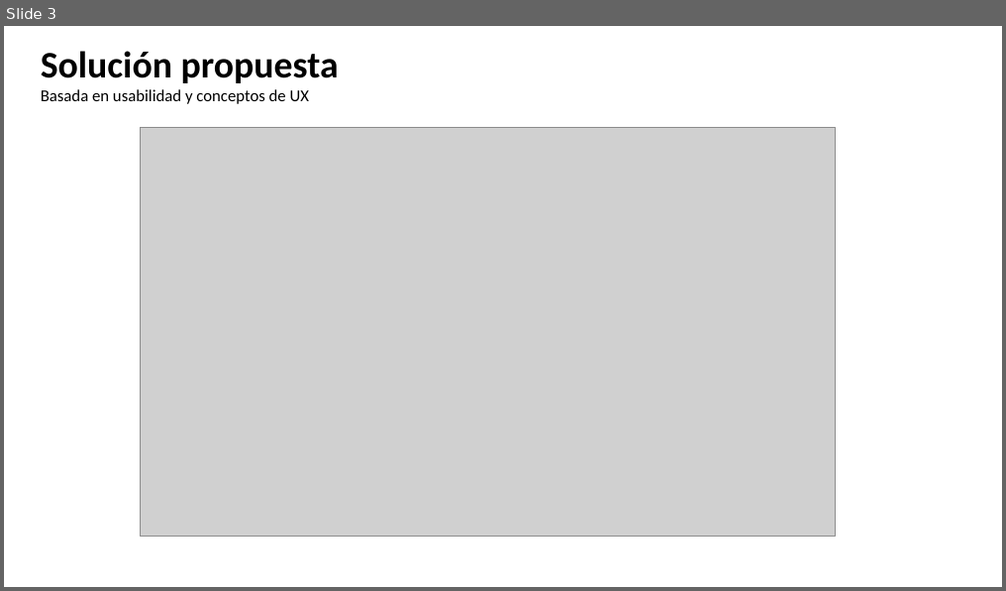
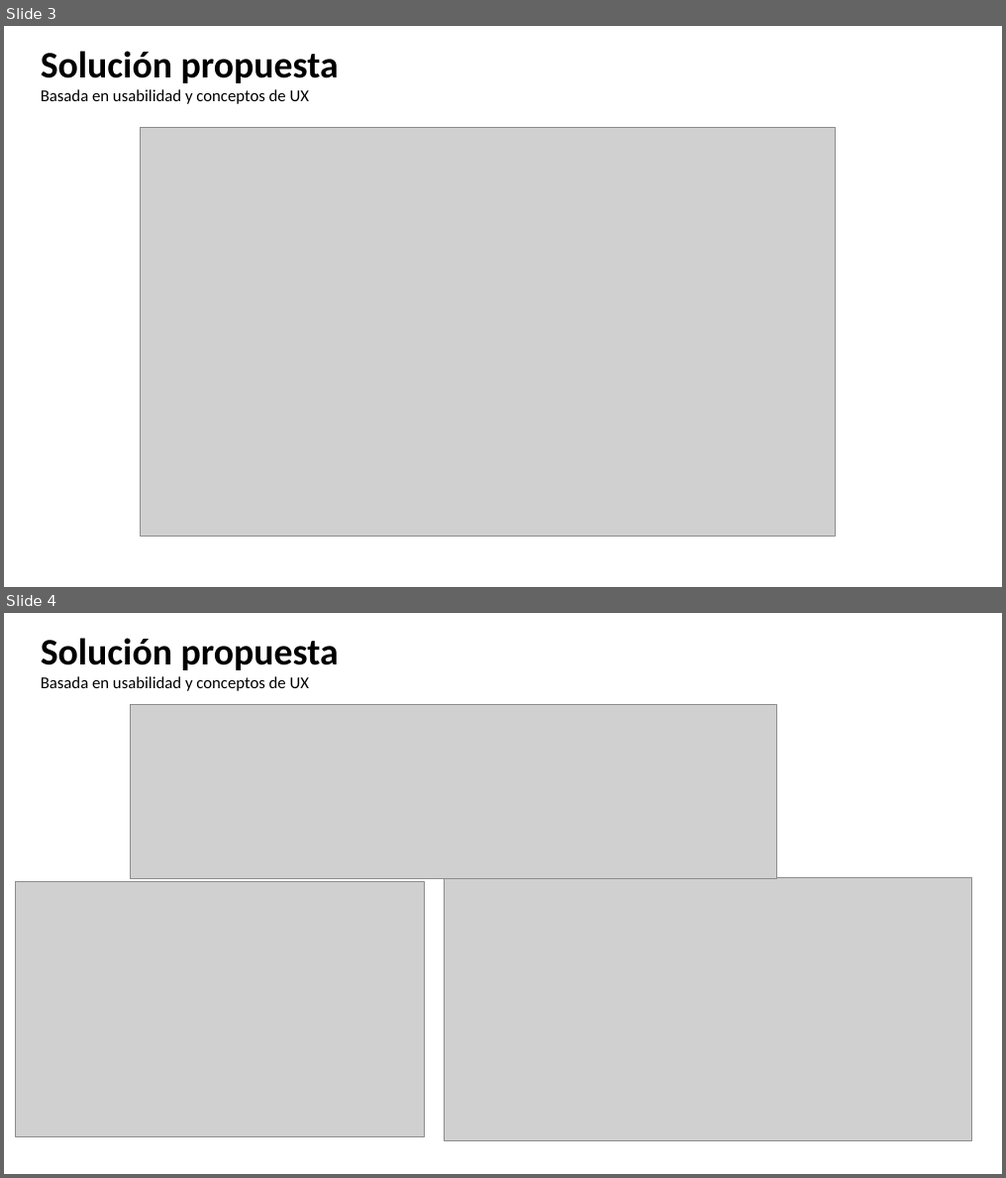
Before and after one commit to iRetray/RetoSofkathon, a slide deck: PresentacionSpeakly.pptx. Shown one above the other, each under a label of ours: slide 3 before the commit, slides 3 and 4 after it. The pictures are 1006x591 and 1006x1178 pixels, drawn with LibreOffice and Linux fonts; fonts in the diff are those of the drawing; grey boxes stand for pictures. Boxes give left, top, right and bottom in pixels: in the first picture for what was removed or moved away, otherwise in the second. Text is boxed around its words. In the diff, an @@ line names an element or a change of style, - is before the commit and + after.

```diff
--- a/PresentacionSpeakly.pptx
+++ b/PresentacionSpeakly.pptx
@@ slide 4 added at (x1=4, y1=613, x2=1002, y2=1174), background #FFFFFF @@
@@ text added at (x1=41, y1=638, x2=339, y2=691), 16 pt, text #000000 @@
+Solución propuesta
+Basada en usabilidad y conceptos de UX
@@ picture added at (x1=130, y1=705, x2=776, y2=879) @@
@@ picture added at (x1=445, y1=878, x2=972, y2=1142) @@
@@ picture added at (x1=16, y1=881, x2=425, y2=1137) @@
```
Also in this commit, not shown: 5 other slides added.
